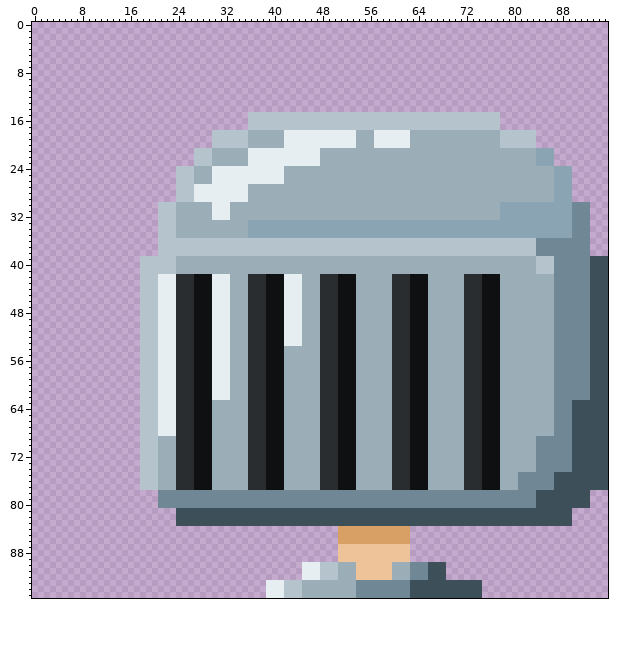
File history of a sprite sheet, Characters/HelmetDude.png. Above is the file before it was changed.
The file is 96x96 pixels. The old version is drawn lined up with the new one.
And afterwards:
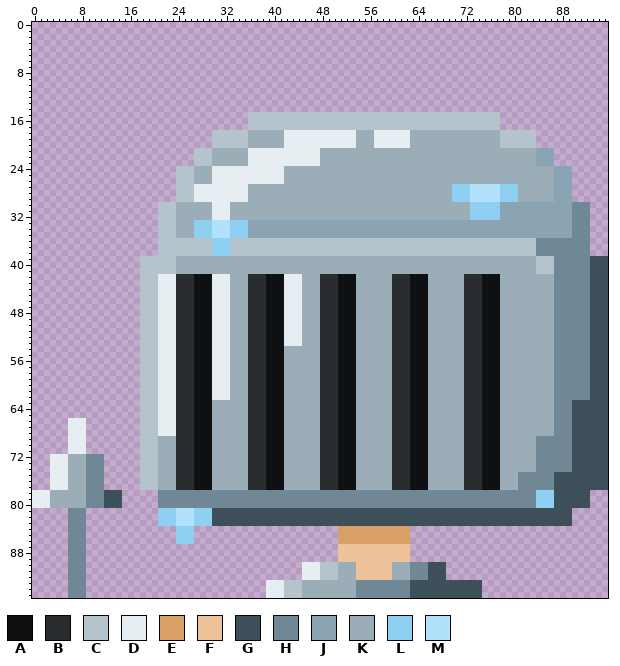
Palette (. is transparent): A #0e1011  B #292d2f  C #b5c4cc  D #e6eef2  E #d9a066  F #eec39a  G #3d4f59  H #708895  J #8aa4b3  K #9badb7  L #8fd0f2  M #b1e1fb
Commit: Text files updated. Helmet dudes picture updated
The exact change:
whole drawing moved by +9,+0 (the old picture is shown already moved)
y 27..29: x 70..80 KKKKKKKKKKK -> LLLMMMMMLLL
y 30..32: x 73..77 KKKKK -> LLLLL
y 33..35: x 27..35 KKKKKKKKK -> LLLMMMLLL
y 36..38: x 30..32 CCC -> LLL
y 66..71: x 6..8 ... -> DDD
y 72..77: x 3..11 ......... -> DDDKKKHHH
y 78..80: x 0..14 ............... -> DDDKKKKKKHHHGGG; x 84..86 GGG -> LLL
y 81..83: x 6..8 ... -> HHH; x 21..29 ...GGGGGG -> LLLMMMLLL
y 84..86: x 6..8 ... -> HHH; x 24..26 ... -> LLL
y 87..95: x 6..8 ... -> HHH
